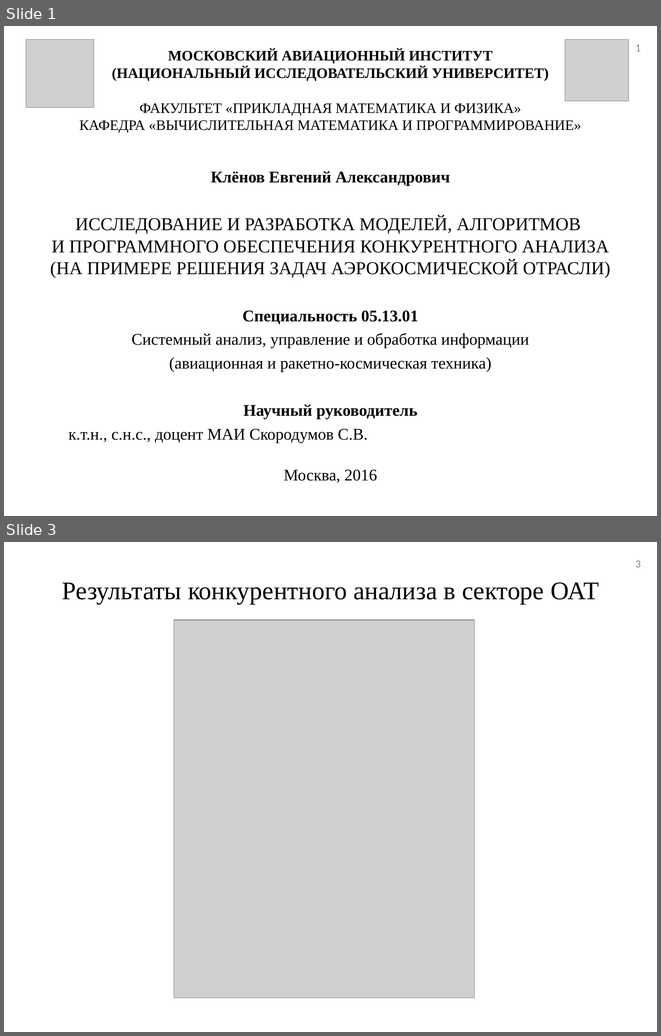
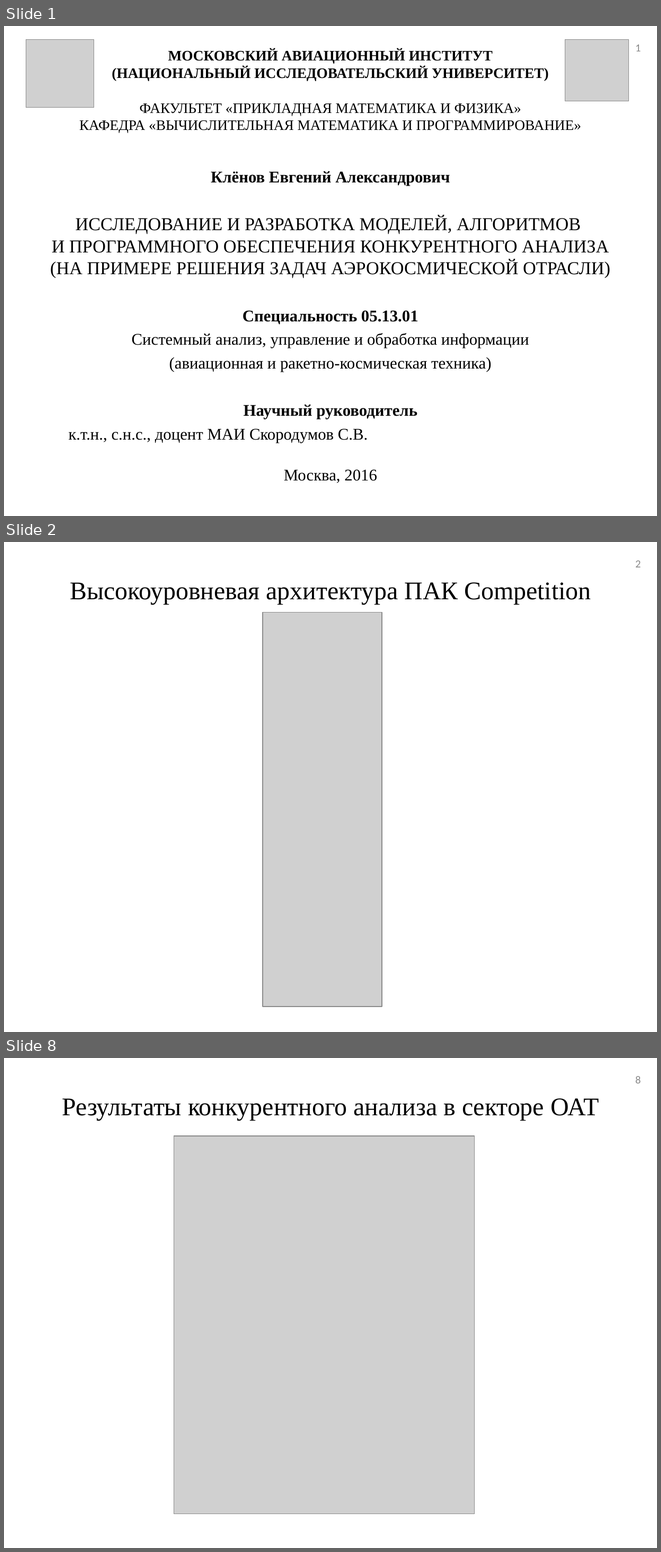
Before and after one commit to tehdoorsareopen/science, a slide deck: Предзащита/Презентация/Презентация_v01.ppt. Shown one above the other, each under a label of ours: slides 1 and 3 before the commit, slides 1, 2 and 8 after it; the slides between them are not shown. The pictures are 661x1036 and 661x1552 pixels, drawn with LibreOffice and Linux fonts; fonts in the diff are those of the drawing; grey boxes stand for pictures. Boxes give left, top, right and bottom in pixels: in the first picture for what was removed or moved away, otherwise in the second. Text is boxed around its words. In the diff, an @@ line names an element or a change of style, - is before the commit and + after.

```diff
--- a/Предзащита/Презентация/Презентация_v01.ppt
+++ b/Предзащита/Презентация/Презентация_v01.ppt
@@ slide 2 added at (4, 542, 657, 1032), background #FFFFFF @@
@@ page number added at (635, 561, 641, 567), 12 pt, text #898989 @@
+2
@@ title added at (70, 582, 591, 605), 28 pt, text #000000 @@
+Высокоуровневая архитектура ПАК Competition
@@ picture added at (263, 612, 382, 1006) @@
@@ what was slide 3 is now slide 8 @@
@@ page number at (635, 1076, 641, 1083): text changed @@
-3
+8
```
Also in this commit, not shown: 3 slides changed, 9 other slides added, 9 other files.
